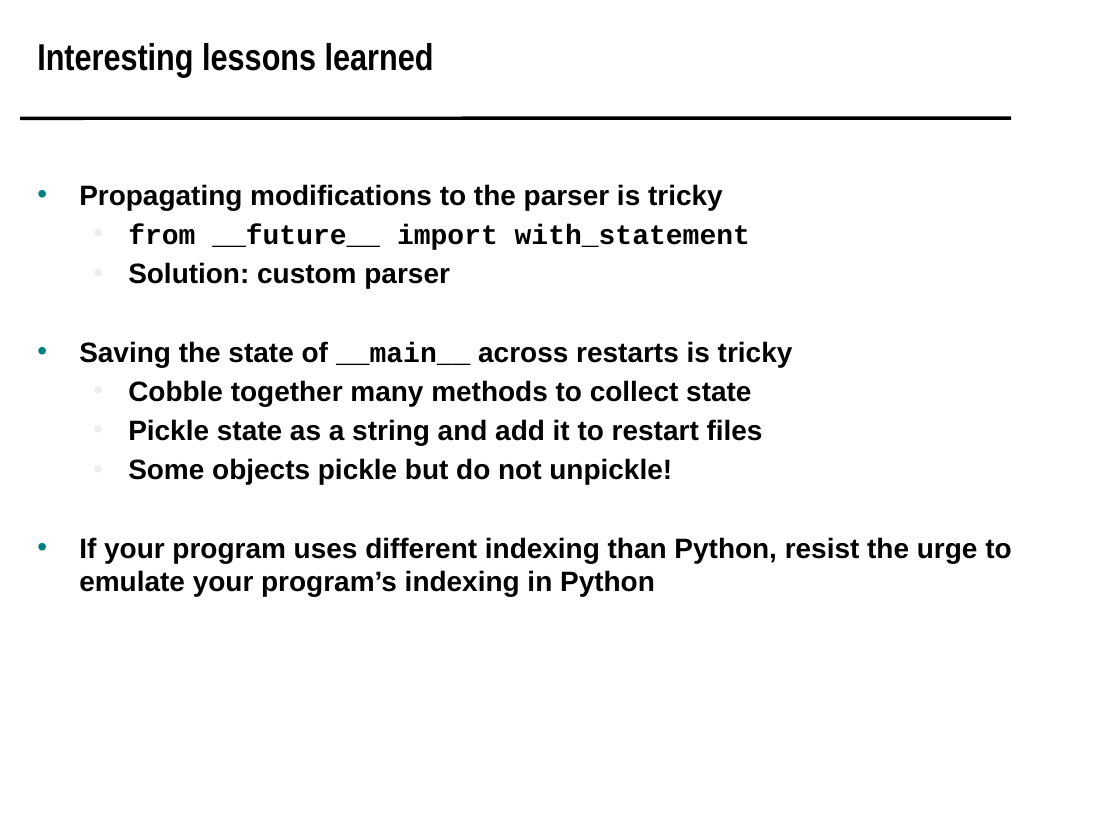
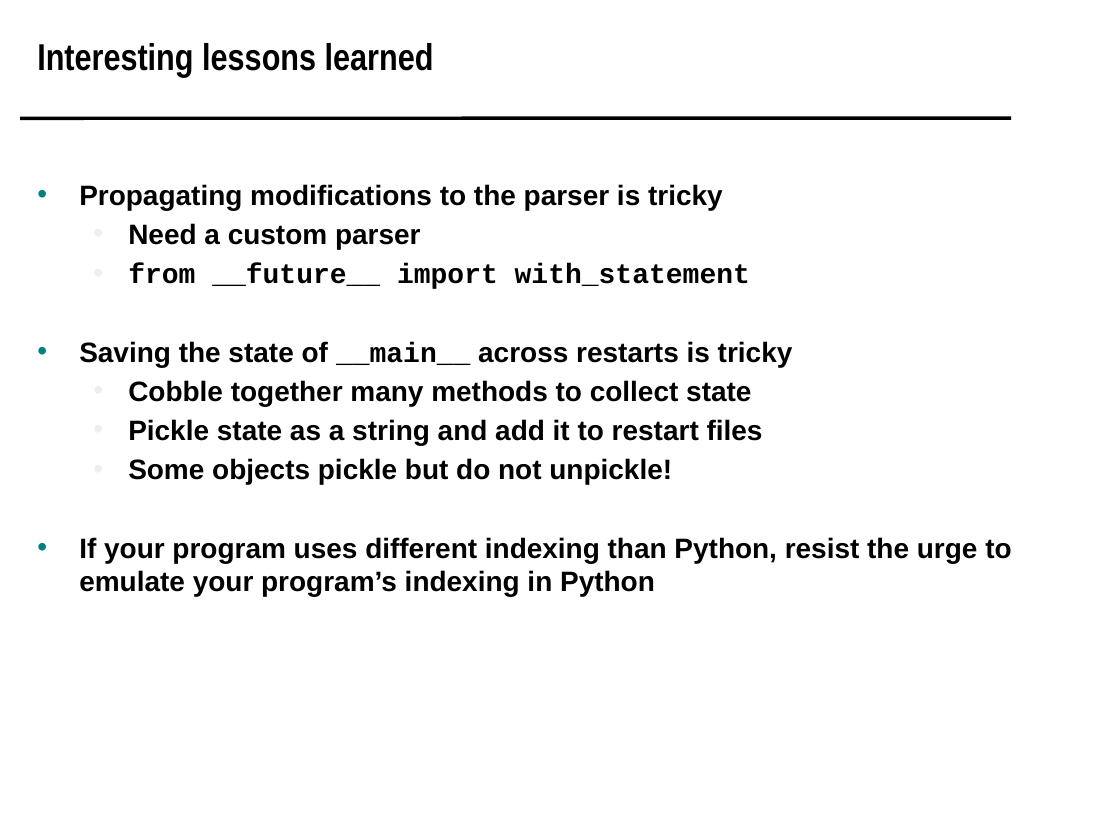
Before and after one commit to scipy-conference/scipy_proceedings, a slide deck: slide 11 of papers/koningterry/slides.pptx (slide 21 before the commit). Drawn at 1120x840 pixels with LibreOffice and Linux fonts; fonts in the diff are those of the drawing; background and template pictures are left out. Boxes give left, top, right and bottom in pixels: in the first picture for what was removed or moved away, otherwise in the second. Text is boxed around its words. In the diff, an @@ line names an element or a change of style, - is before the commit and + after.

```diff
--- a/papers/koningterry/slides.pptx
+++ b/papers/koningterry/slides.pptx
@@ text at (x1=128, y1=223, x2=421, y2=249): paragraph added @@
+  • Need a custom parser
@@ text at (x1=128, y1=262, x2=450, y2=288): paragraph removed @@
-  • Solution: custom parser
```
Also in this commit, not shown: 1 other slide changed, 2 slides added.
